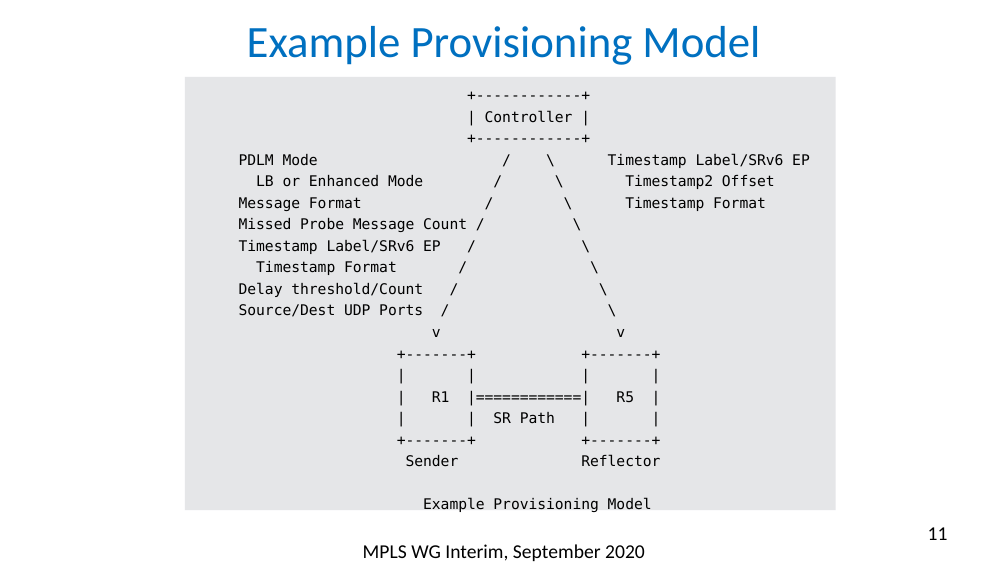
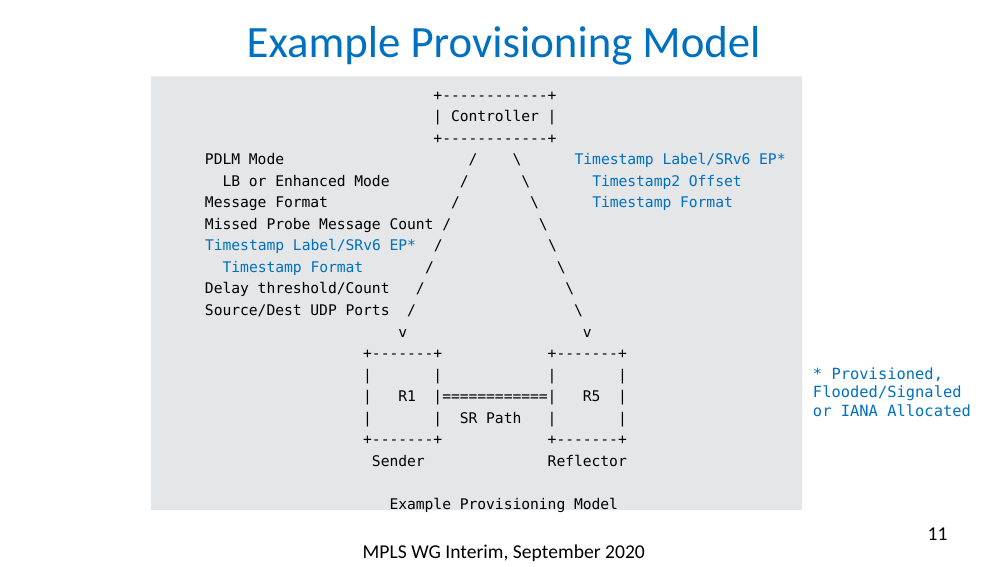
Before and after one commit to rakgandhi/ietf-slides, a slide deck: slide 11 of draft-gandhi-spring-sr-enhanced-plm-03.pptx. Drawn at 1008x567 pixels with LibreOffice and Linux fonts; fonts in the diff are those of the drawing. Boxes give left, top, right and bottom in pixels: in the first picture for what was removed or moved away, otherwise in the second. Text is boxed around its words. In the diff, an @@ line names an element or a change of style, - is before the commit and + after.

```diff
--- a/draft-gandhi-spring-sr-enhanced-plm-03.pptx
+++ b/draft-gandhi-spring-sr-enhanced-plm-03.pptx
@@ rectangle "+------------+": place and size @@
-rectangle "+------------+" at [184, 77, 836, 510]
+rectangle "+------------+" at [151, 77, 802, 510]
@@ text in rectangle at [205, 152, 785, 167]: text changed; text colour #000000 to #0070C0 @@
-PDLM Mode / \ Timestamp Label/SRv6 EP
+PDLM Mode / \ Timestamp Label/SRv6 EP*
@@ text in rectangle at [205, 175, 742, 275]: text colour #000000 to #0070C0 in "Timestamp2 Offset", "Timestamp Format", "Timestamp Format" @@
@@ text in rectangle at [205, 238, 416, 253]: text changed; text colour #000000 to #0070C0 @@
-Timestamp Label/SRv6 EP / \
+Timestamp Label/SRv6 EP* / \
@@ text added at [813, 367, 971, 417], 11 pt, text #0070C0 @@
+* Provisioned, Flooded/Signaled or IANA Allocated
```
Also in this commit, not shown: 4 other slides changed, 1 other file.
